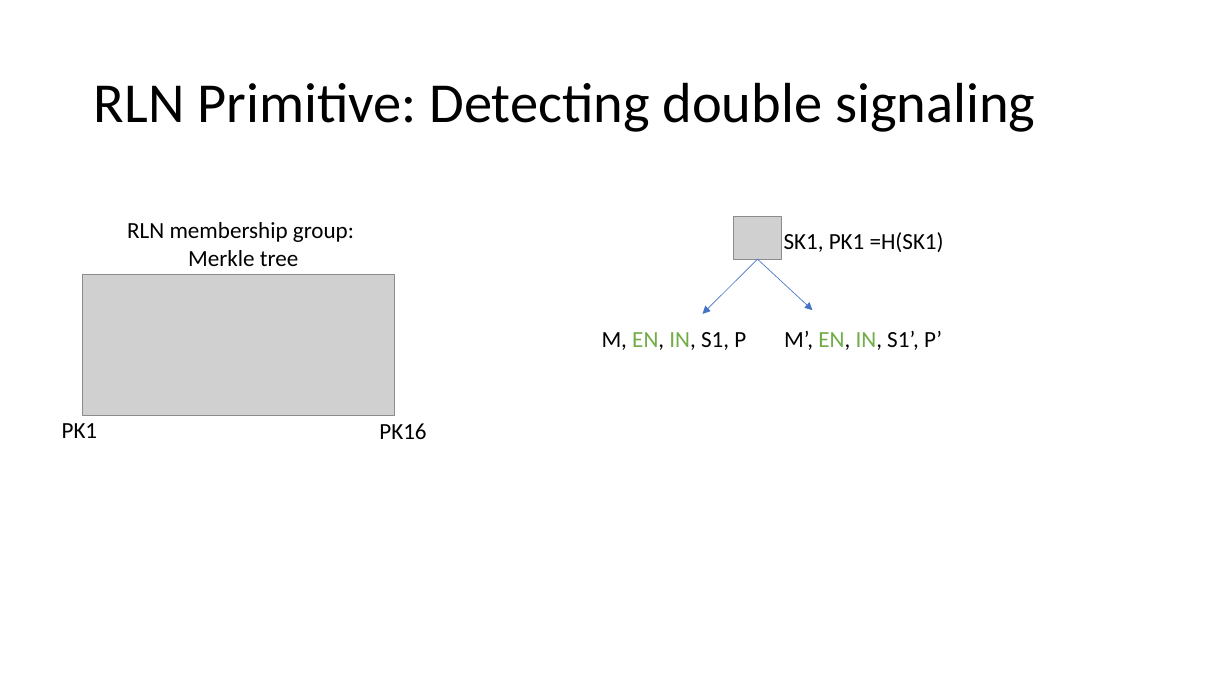
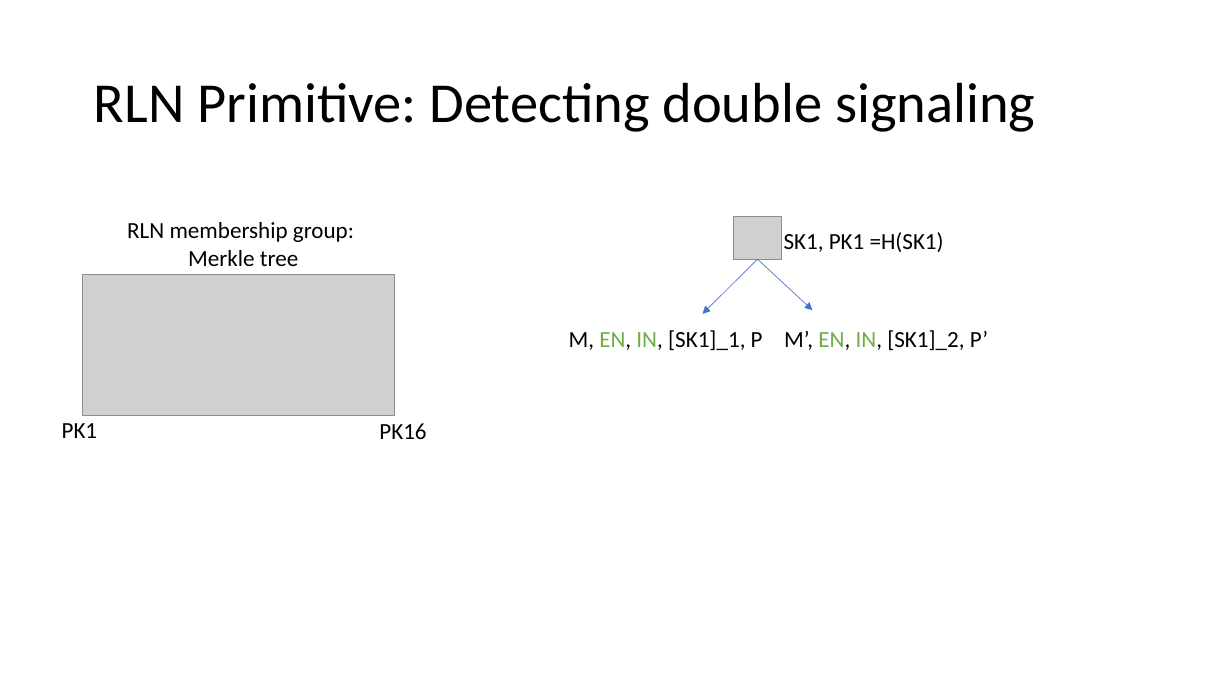
Before and after one commit to vacp2p/research, a slide deck: slide 22 of rln-research/presentations/11-2021-Tokenmics-Waku-rln-relay.pptx (slide 20 before the commit). Drawn at 1232x693 pixels with LibreOffice and Linux fonts; fonts in the diff are those of the drawing; grey boxes stand for pictures. Boxes give left, top, right and bottom in pixels: in the first picture for what was removed or moved away, otherwise in the second. Text is boxed around its words. In the diff, an @@ line names an element or a change of style, - is before the commit and + after.

```diff
--- a/rln-research/presentations/11-2021-Tokenmics-Waku-rln-relay.pptx
+++ b/rln-research/presentations/11-2021-Tokenmics-Waku-rln-relay.pptx
@@ text at box(569, 330, 763, 350): text changed @@
-M, EN, IN, S1, P
+M, EN, IN, [SK1]_1, P
@@ text at box(784, 330, 988, 350): text changed @@
-M’, EN, IN, S1’, P’
+M’, EN, IN, [SK1]_2, P’
```
Also in this commit, not shown: 9 other slides changed, 3 slides added.
